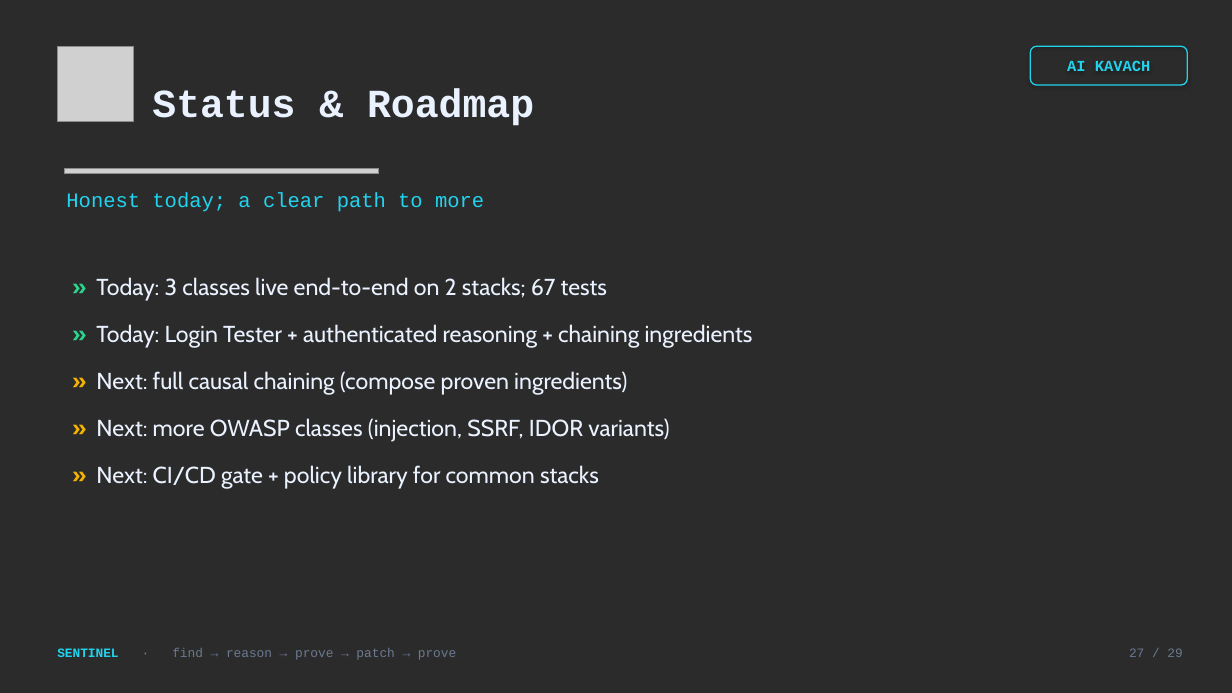
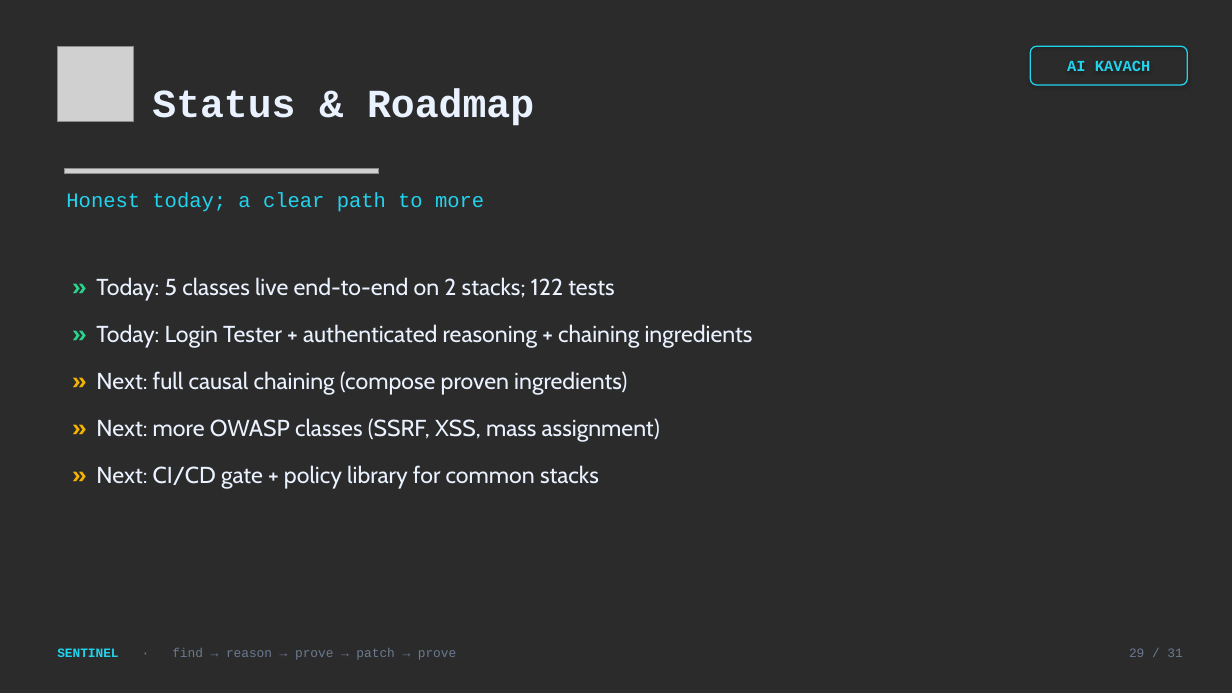
Before and after one commit to arjishnik-sketch/sentinel, a slide deck: slide 29 of deck/Sentinel_AI_Kavach.pptx (slide 27 before the commit). Drawn at 1232x693 pixels with LibreOffice and Linux fonts; fonts in the diff are those of the drawing; grey boxes stand for pictures; background and template pictures are left out; a plain dark background stands for a picture behind light text. Boxes give left, top, right and bottom in pixels: in the first picture for what was removed or moved away, otherwise in the second. Text is boxed around its words. In the diff, an @@ line names an element or a change of style, - is before the commit and + after.

```diff
--- a/deck/Sentinel_AI_Kavach.pptx
+++ b/deck/Sentinel_AI_Kavach.pptx
@@ text at bbox=[96, 277, 614, 301]: text changed @@
-» Today: 3 classes live end-to-end on 2 stacks; 67 tests
+» Today: 5 classes live end-to-end on 2 stacks; 122 tests
@@ text at bbox=[96, 418, 660, 442]: text changed @@
-» Next: more OWASP classes (injection, SSRF, IDOR variants)
+» Next: more OWASP classes (SSRF, XSS, mass assignment)
@@ text at bbox=[1129, 648, 1182, 657]: text changed @@
-27 / 29
+29 / 31
```
Also in this commit, not shown: 25 other slides changed, 2 slides added, 22 other files.
